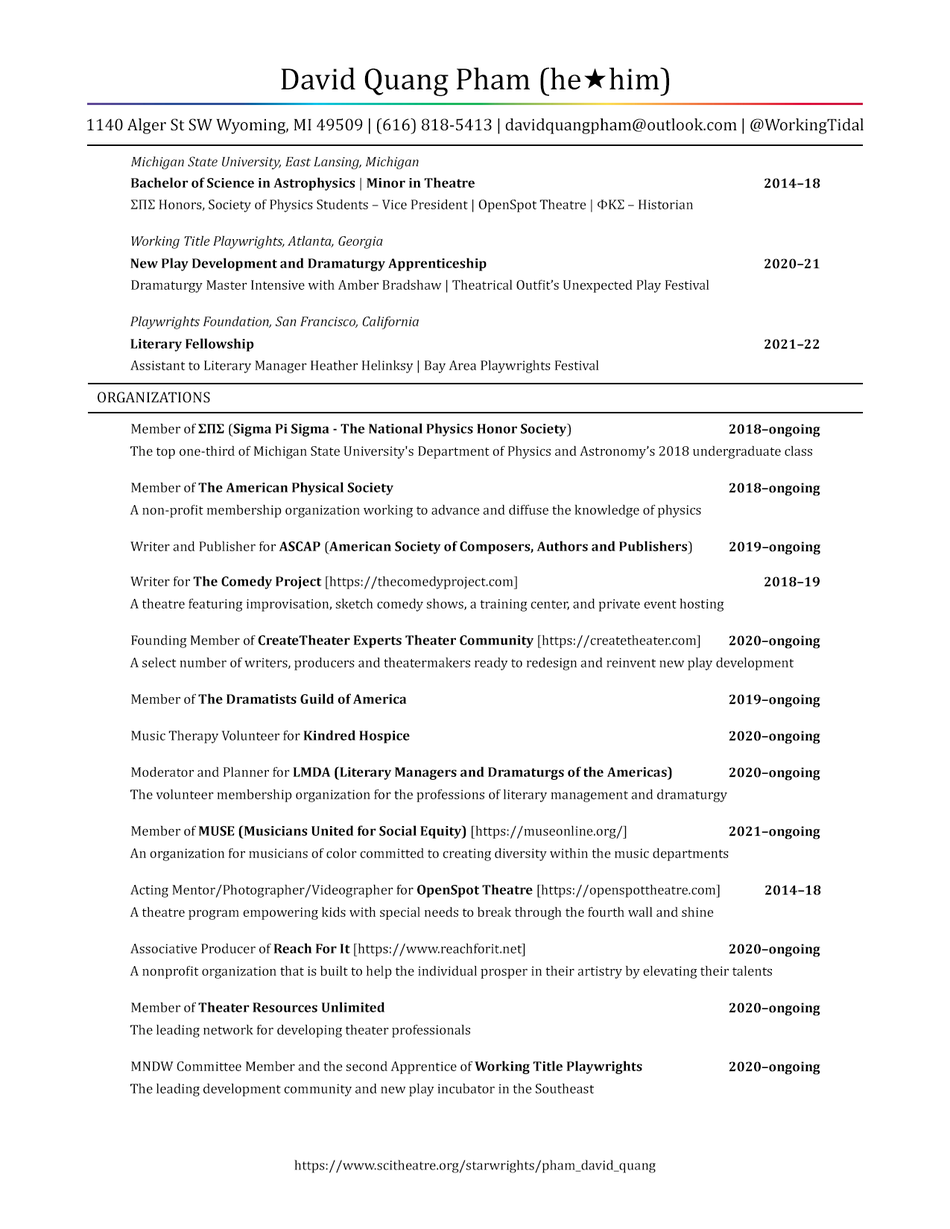
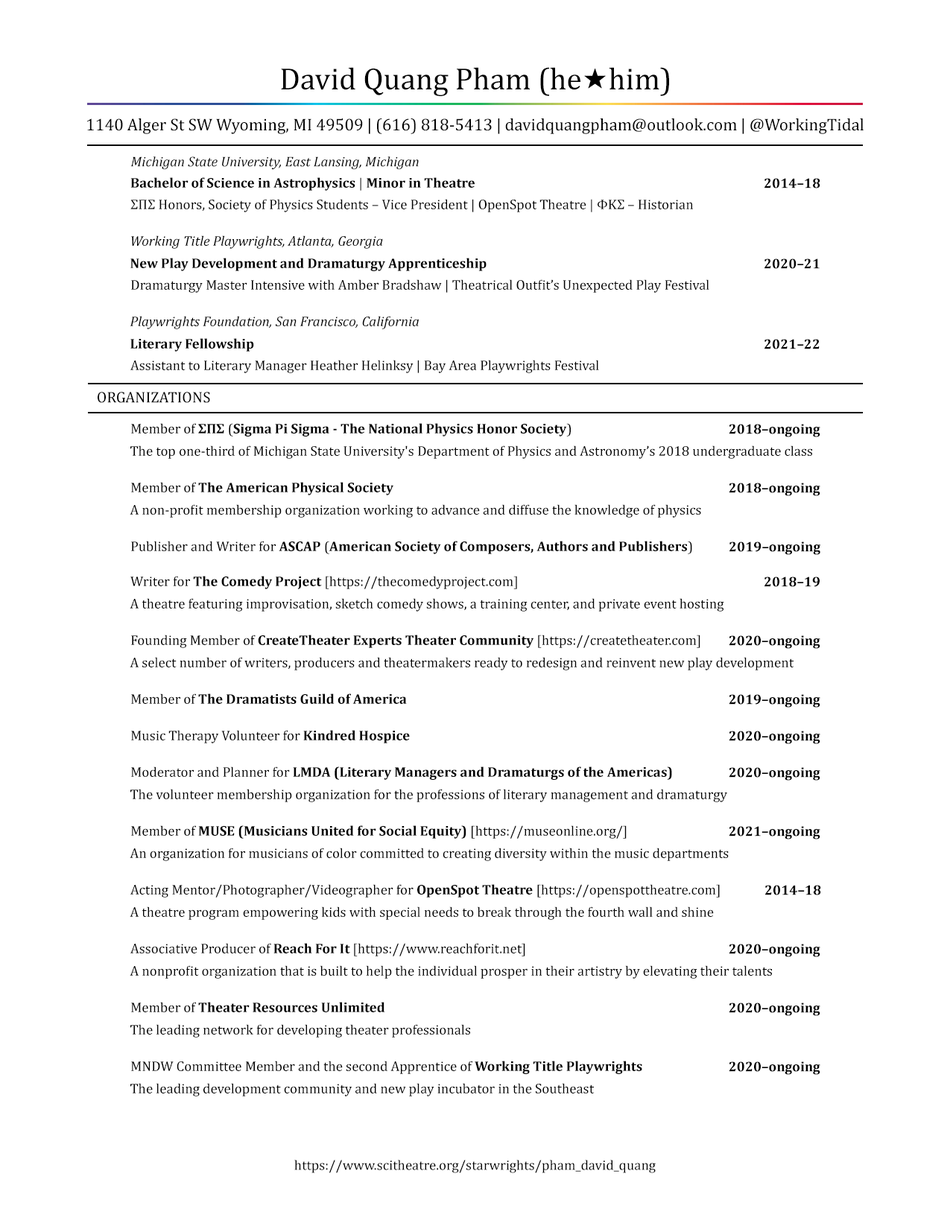
Layered file, before and after one edit (950x1229). Changes by layer:
renamed "Writer and Publisher for ASCAP (American Society of Composers," to "Publisher and Writer for ASCAP (American Society of Composers,", painted on it over [130, 540, 244, 552]
